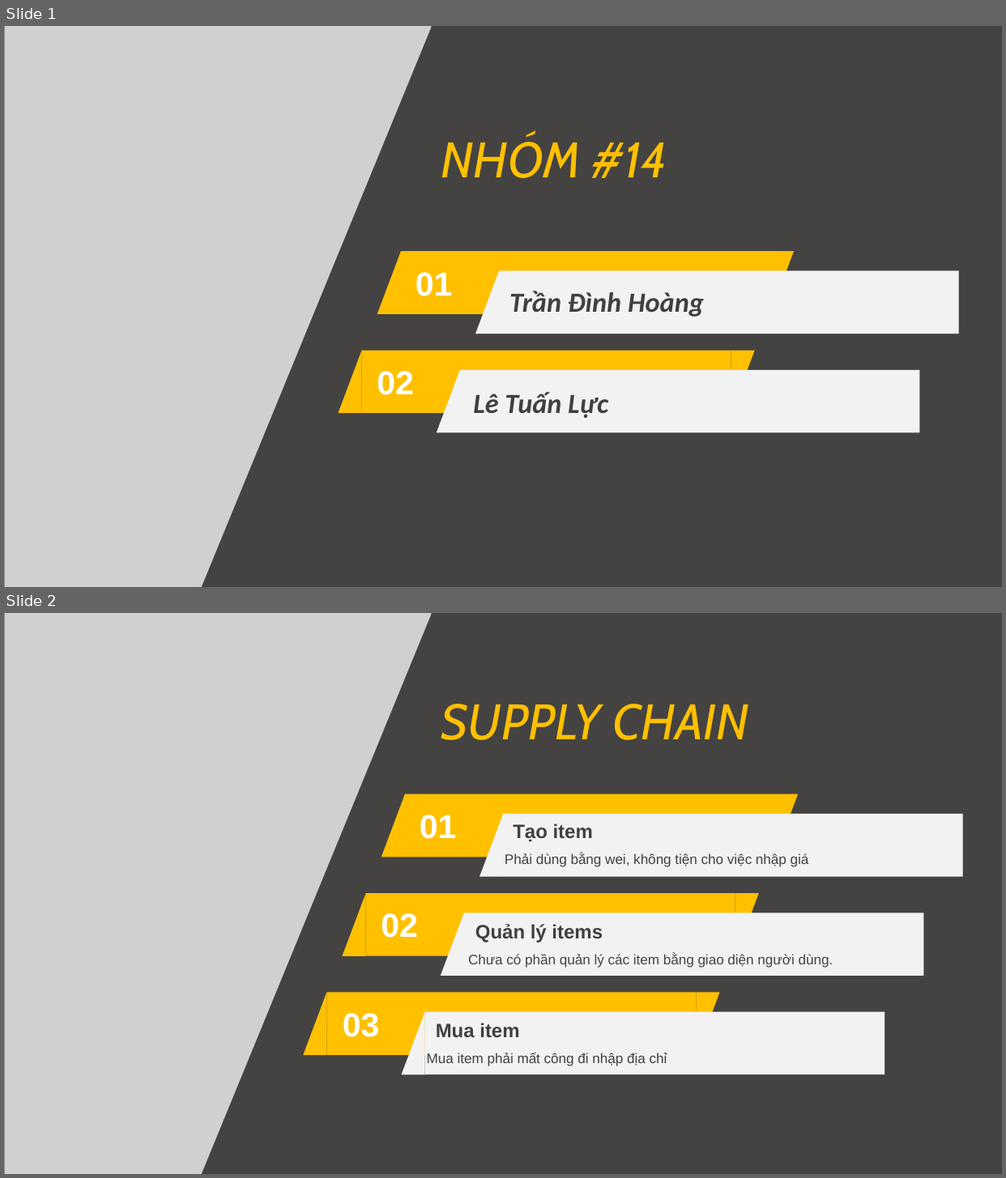
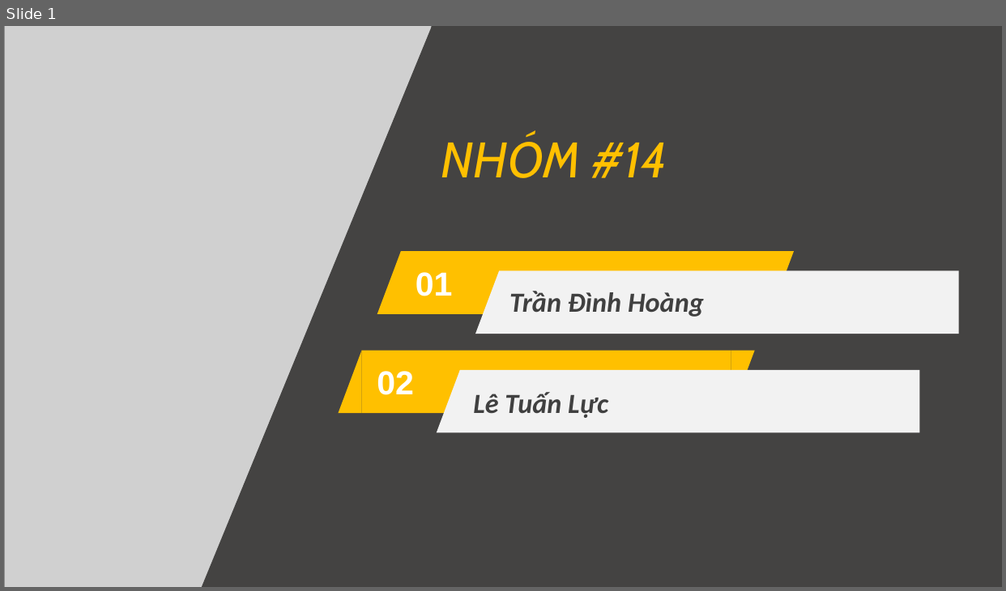
Before and after one commit to tommy725/flutter-nft-marketplace, a slide deck: Blockchain1.pptx. Shown one above the other, each under a label of ours: slides 1 and 2 before the commit, slide 1 after it. The pictures are 1006x1178 and 1006x591 pixels, drawn with LibreOffice and Linux fonts; fonts in the diff are those of the drawing; grey boxes stand for pictures; background and template pictures are left out. Boxes give left, top, right and bottom in pixels: in the first picture for what was removed or moved away, otherwise in the second. Text is boxed around its words. In the diff, an @@ line names an element or a change of style, - is before the commit and + after.

```diff
--- a/Blockchain1.pptx
+++ b/Blockchain1.pptx
@@ slide 2 removed at (4,613,1002,1174), background #444342 @@
@@ picture removed at (4,613,431,1174) @@
@@ triangle removed at (202,613,669,1174) @@
@@ text removed at (441,704,748,740) @@
-SUPPLY CHAIN
@@ text removed at (420,815,457,839) @@
-01
@@ group removed at (381,794,963,877): 3 triangles, 2 rectangles @@
@@ text removed at (513,824,593,842) @@
-Tạo item
@@ text removed at (505,853,809,867) @@
-Phải dùng bằng wei, không tiện cho việc nhập giá
@@ text removed at (381,914,418,938) @@
-02
@@ group removed at (342,893,924,976): 3 triangles, 2 rectangles @@
@@ text removed at (475,924,603,943) @@
-Quản lý items
@@ text removed at (468,953,833,968) @@
-Chưa có phần quản lý các item bằng giao diện người dùng.
@@ text removed at (343,1013,380,1037) @@
-03
@@ group removed at (303,992,885,1076): 3 triangles, 2 rectangles @@
@@ text removed at (436,1023,519,1037) @@
-Mua item
@@ text removed at (427,1053,667,1067) @@
-Mua item phải mất công đi nhập địa chỉ
```
Also in this commit, not shown: 2 slides added, 1 other slide removed, 4 other files.
